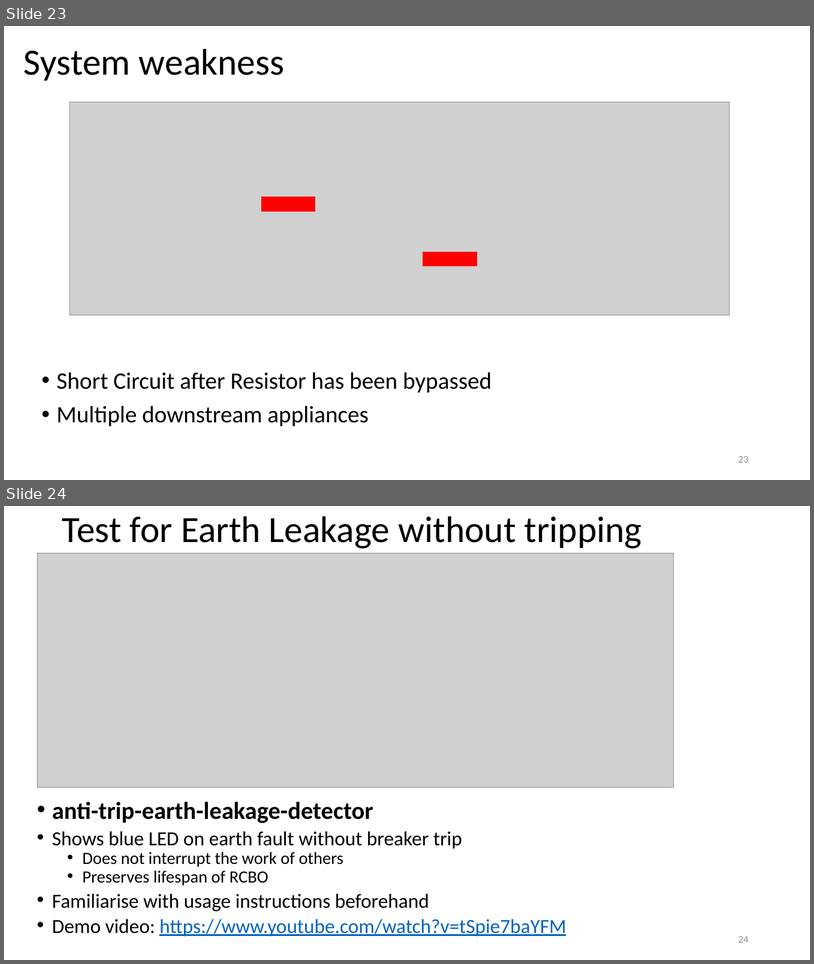
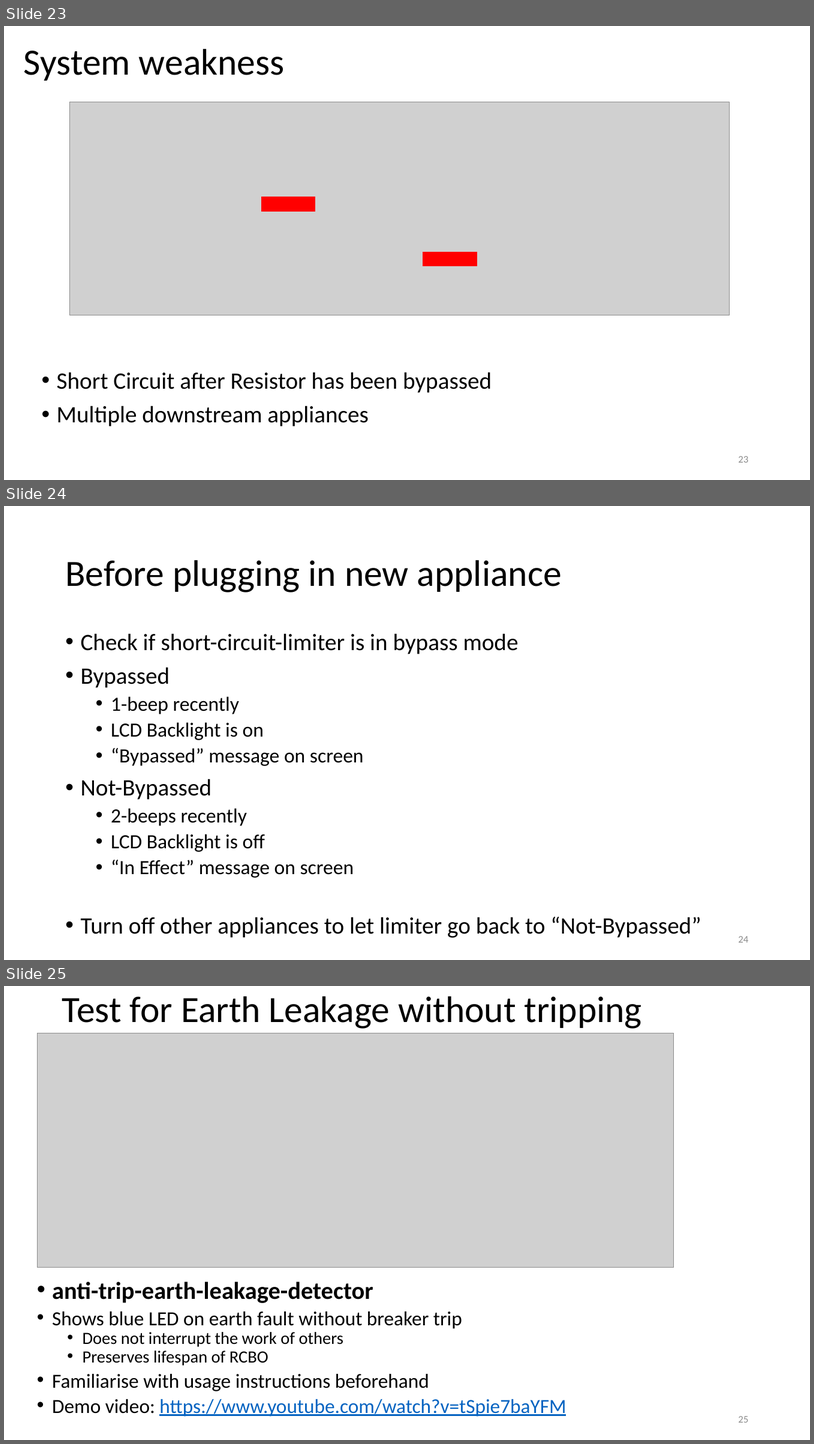
Before and after one commit to wemakerspace/repair-kopitiam-training-and-equipment, a slide deck: training/RK Circuit Breaker Training.pptx. Shown one above the other, each under a label of ours: slides 23 and 24 before the commit, slides 23, 24 and 25 after it. The pictures are 814x964 and 814x1444 pixels, drawn with LibreOffice and Linux fonts; fonts in the diff are those of the drawing; grey boxes stand for pictures. Boxes give left, top, right and bottom in pixels: in the first picture for what was removed or moved away, otherwise in the second. Text is boxed around its words. In the diff, an @@ line names an element or a change of style, - is before the commit and + after.

Commit message:
updated instruction

```diff
--- a/training/RK Circuit Breaker Training.pptx
+++ b/training/RK Circuit Breaker Training.pptx
@@ slide 24 added at (x1=4, y1=506, x2=810, y2=960), background #FFFFFF @@
@@ title added at (x1=65, y1=560, x2=562, y2=592), 44 pt, text #000000 @@
+Before plugging in new appliance
@@ text added at (x1=81, y1=633, x2=701, y2=937), 28 pt, text #000000 @@
+• Check if short-circuit-limiter is in bypass mode
+• Bypassed
+  • 1-beep recently
+  • LCD Backlight is on
+  • “Bypassed” message on screen
+• Not-Bypassed
+  • 2-beeps recently
+  • LCD Backlight is off
+  • “In Effect” message on screen
+• Turn off other appliances to let limiter go back to “Not-Bypassed”
@@ page number added at (x1=738, y1=936, x2=749, y2=942), 12 pt, text #8C8C8C @@
+24
@@ what was slide 24 is now slide 25 @@
@@ page number at (x1=738, y1=1416, x2=749, y2=1422): text changed @@
-24
+25
```
